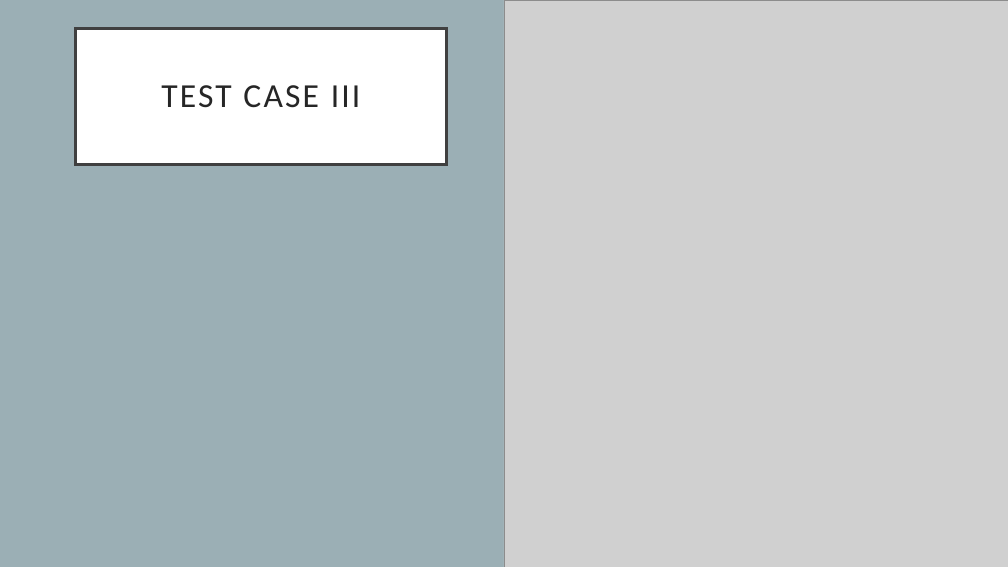
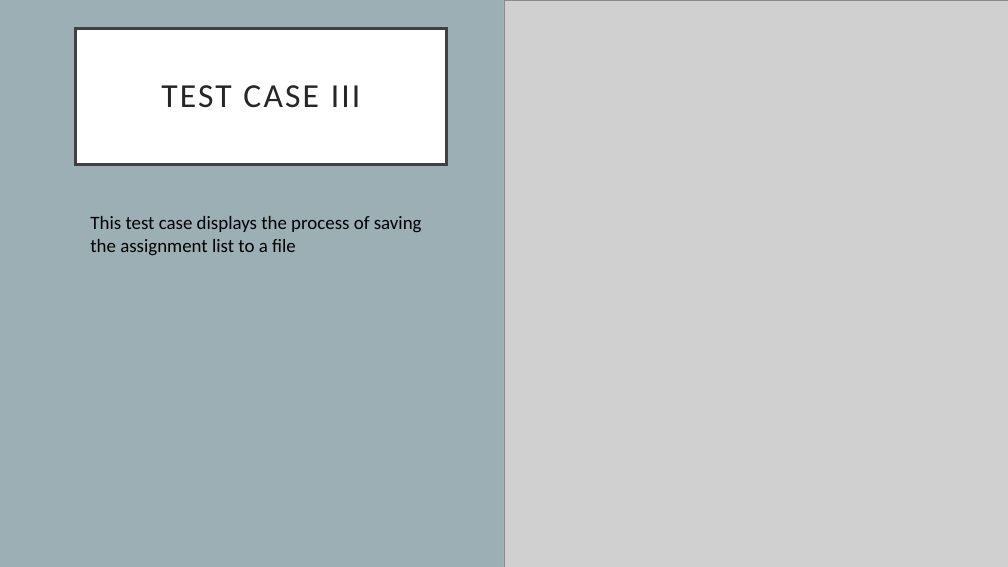
Before and after one commit to kylawilson/EC327FinalProject, a slide deck: slide 9 of doc/ProjectArchitecture.pptx. Drawn at 1008x567 pixels with LibreOffice and Linux fonts; fonts in the diff are those of the drawing; grey boxes stand for pictures. Boxes give left, top, right and bottom in pixels: in the first picture for what was removed or moved away, otherwise in the second. Text is boxed around its words. In the diff, an @@ line names an element or a change of style, - is before the commit and + after.

```diff
--- a/doc/ProjectArchitecture.pptx
+++ b/doc/ProjectArchitecture.pptx
@@ text added at [90,216,422,255], 18 pt, text #000000 @@
+This test case displays the process of saving the assignment list to a file
```
Also in this commit, not shown: 5 other slides changed, 1 slide added.
